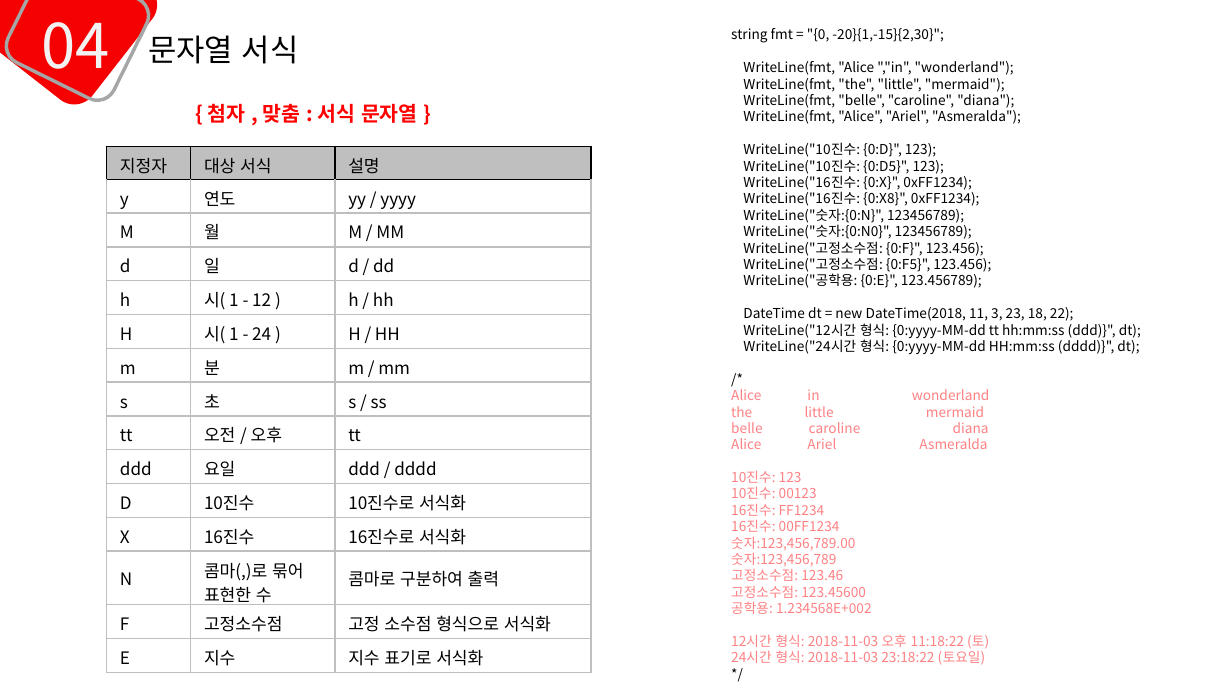
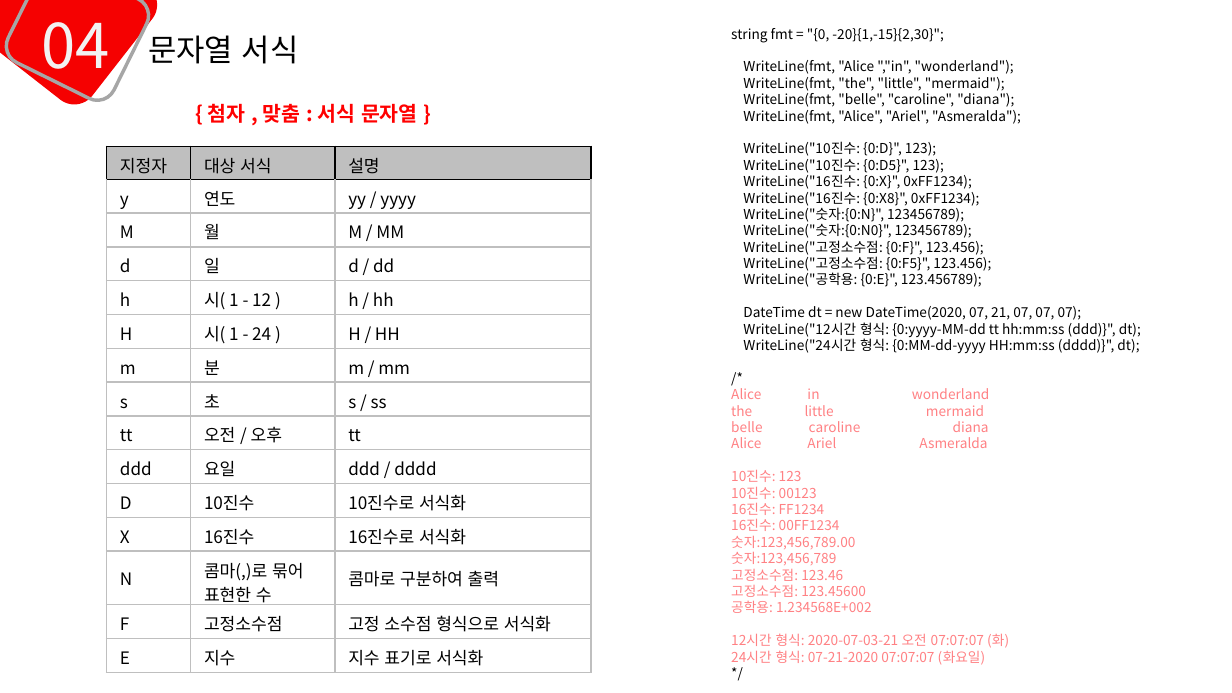
Before and after one commit to mins1119/C-, a slide deck: slide 20 of 1주차.pptx (slide 18 before the commit). Drawn at 1232x693 pixels with LibreOffice and Linux fonts; fonts in the diff are those of the drawing. Boxes give left, top, right and bottom in pixels: in the first picture for what was removed or moved away, otherwise in the second. Text is boxed around its words. In the diff, an @@ line names an element or a change of style, - is before the commit and + after.

```diff
--- a/1주차.pptx
+++ b/1주차.pptx
@@ text at [743, 306, 1082, 320]: text changed @@
-DateTime dt = new DateTime(2018, 11, 3, 23, 18, 22);
+DateTime dt = new DateTime(2020, 07, 21, 07, 07, 07);
@@ text at [743, 338, 1139, 353]: text changed @@
-WriteLine("24시간 형식: {0:yyyy-MM-dd HH:mm:ss (dddd)}", dt);
+WriteLine("24시간 형식: {0:MM-dd-yyyy HH:mm:ss (dddd)}", dt);
@@ text at [731, 633, 1009, 665]: text changed @@
-12시간 형식: 2018-11-03 오후 11:18:22 (토)
-24시간 형식: 2018-11-03 23:18:22 (토요일)
+12시간 형식: 2020-07-03-21 오전 07:07:07 (화)
+24시간 형식: 07-21-2020 07:07:07 (화요일)
```
Also in this commit, not shown: 7 other slides changed, 2 slides added.
